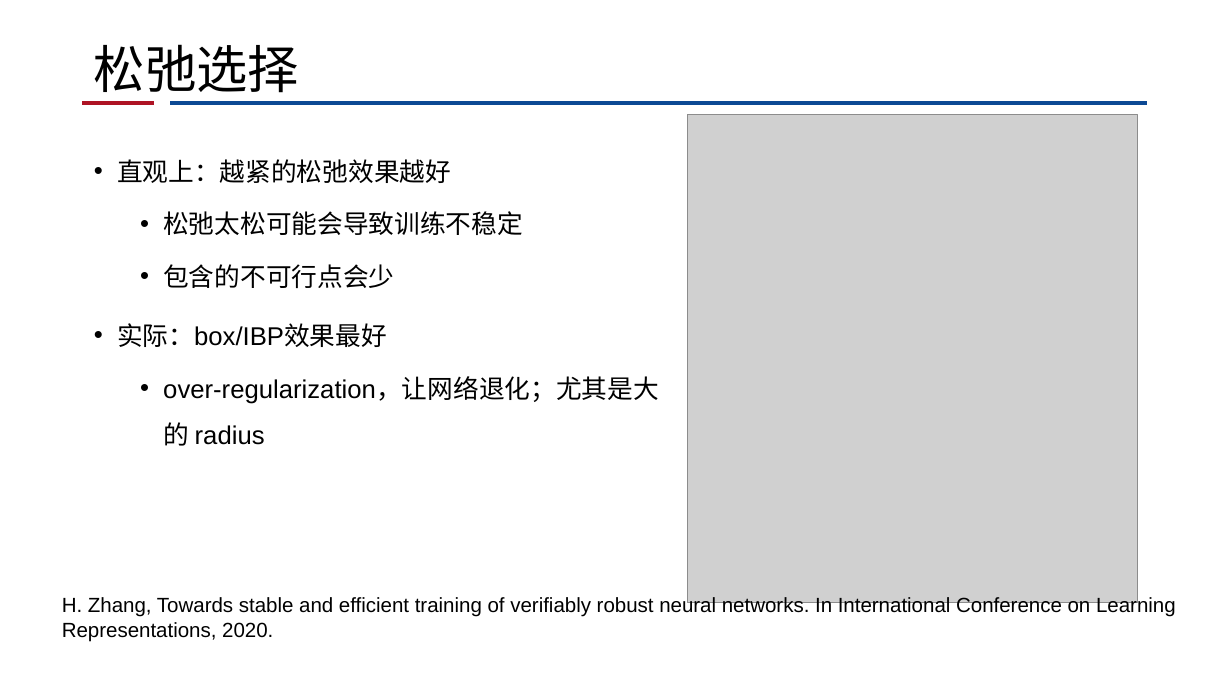
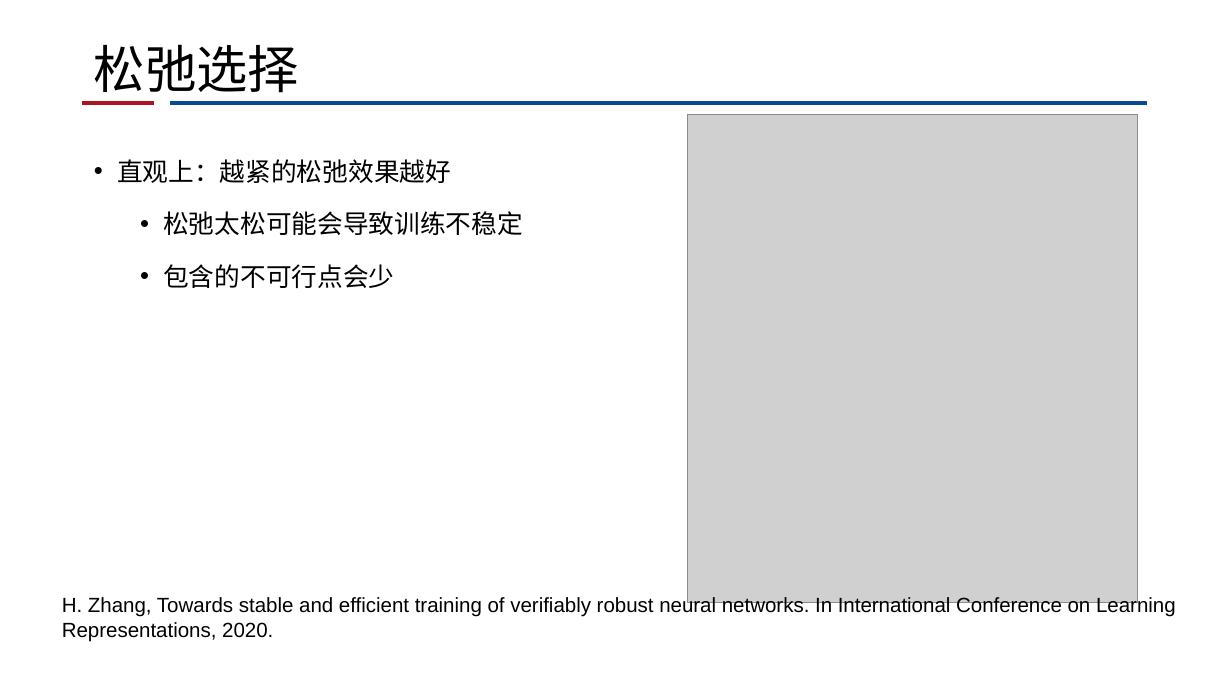
Before and after one commit to CRhapsody/Presentation_Slides, a slide deck: slide 8 of certified defense.pptx. Drawn at 1232x693 pixels with LibreOffice and Linux fonts; fonts in the diff are those of the drawing; grey boxes stand for pictures; background and template pictures are left out. Boxes give left, top, right and bottom in pixels: in the first picture for what was removed or moved away, otherwise in the second. Text is boxed around its words. In the diff, an @@ line names an element or a change of style, - is before the commit and + after.

```diff
--- a/certified defense.pptx
+++ b/certified defense.pptx
@@ text at (117,323,659,446): paragraphs removed @@
-• 实际：box/IBP效果最好
-  • over-regularization，让网络退化；尤其是大的 radius
```
Also in this commit, not shown: 5 other slides changed, 2 slides added, 2 slides removed.
